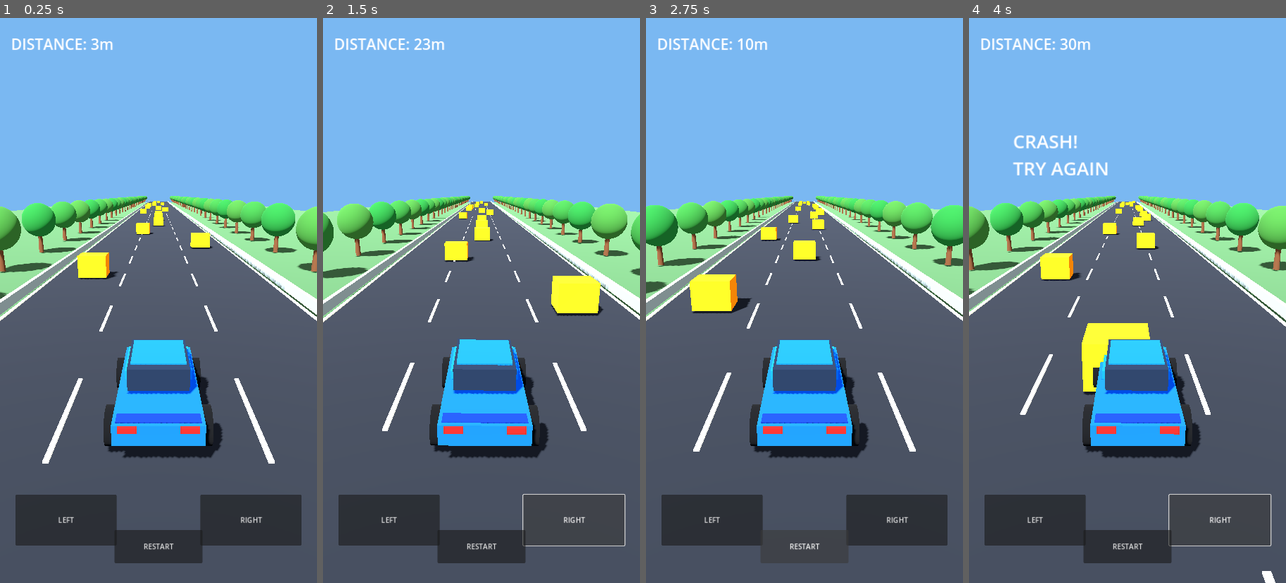
Above: before the commit, frames 1-4 (left to right).
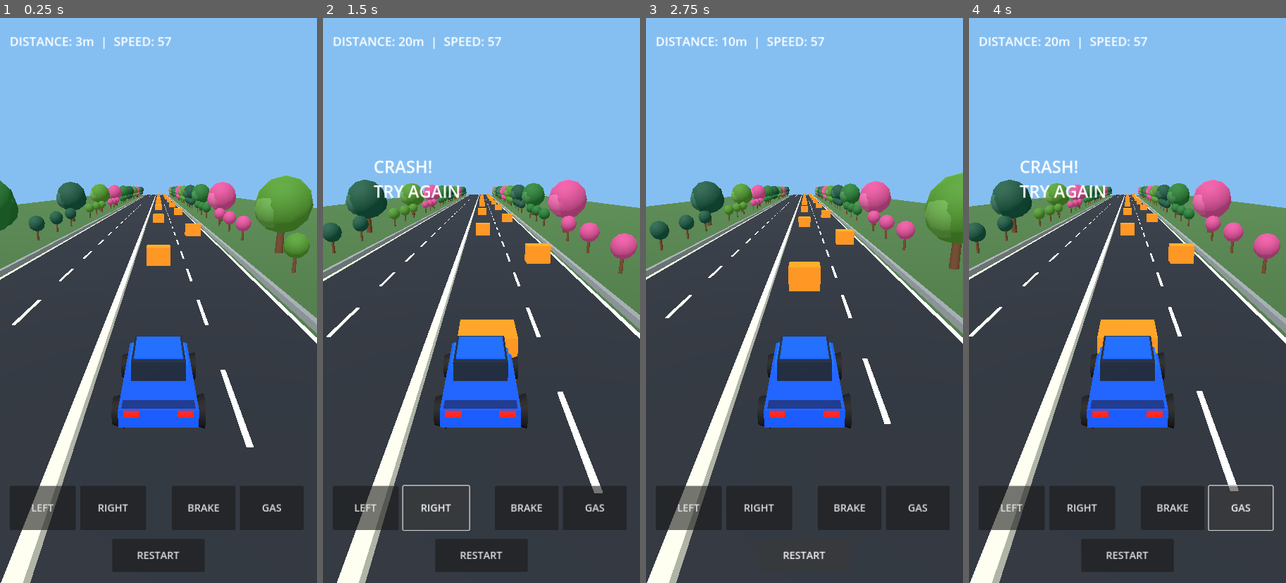
Above: after the commit, the same moments.

Repository: Mehedi13Wp/shiftworld-3d-
Game: Godot game, scene res://scenes/main.tscn
The game is run twice, just before and just after one commit, with the same random seed, the same clock (stepped at 60 frames per second) and the same inputs.
Inputs (mouse positions are in pixels of both pictures, inside the frame that each line leads up to):
- Up to frame 1 (0.25 s): no input
- Up to frame 2 (1.5 s): click "LEFT" at 0.5 s; click "RIGHT" at 1.25 s
- Up to frame 3 (2.75 s): click "RESTART" at 2 s
- Up to frame 4 (4 s): click (1171, 509) at 2.75 s, where only the run after the commit has a clickable "BRAKE"; click (1241, 509) at 3.5 s, where only the run after the commit has a clickable "GAS"

The runs differ from the first frame. In frame 1, 63% of the frame differs, in the area x 0-100%, y 3-100%; in frame 2, 65%; in frame 3, 63%; in frame 4, 64%.

Commit message:
Phase 1: four lane divided road, varied large trees and mobile gas/brake controls

Diff:
--- a/scripts/game.gd
+++ b/scripts/game.gd
@@ -1,17 +1,27 @@
 extends Node3D
+
+# SHIFTWORLD 3D — Phase 1: four-lane road, nature and mobile driving.
+# Lightweight primitive meshes keep this prototype usable on budget Android phones.
+const ROAD_LENGTH := 340.0
+const ROAD_HALF_WIDTH := 8.0
+const CRUISE_SPEED := 16.0
+const MAX_SPEED := 27.0
+const MIN_SPEED := 0.0
 
 var car: Node3D
 var camera: Camera3D
-var speed := 16.0
+var speed := CRUISE_SPEED
 var steering := 0.0
+var accelerating := false
+var braking := false
 var distance := 0.0
 var crashed := false
 var obstacles: Array[Node3D] = []
-var score_label: Label
-var status_label: Label
 var wheels: Array[Node3D] = []
 var lane_marks: Array[Node3D] = []
 var roadside: Array[Node3D] = []
+var score_label: Label
+var status_label: Label
 
 func _ready() -> void:
 	_create_environment()
@@ -19,191 +29,211 @@
 	_create_ui()
 	_spawn_obstacles()
 
-func _make_box(parent: Node3D, pos: Vector3, size: Vector3, color: Color) -> MeshInstance3D:
-	var mesh_instance := MeshInstance3D.new()
+func _material(color: Color) -> StandardMaterial3D:
+	var mat := StandardMaterial3D.new()
+	mat.albedo_color = color
+	mat.roughness = 0.83
+	return mat
+
+func _box(parent: Node3D, pos: Vector3, size: Vector3, color: Color) -> MeshInstance3D:
+	var item := MeshInstance3D.new()
 	var mesh := BoxMesh.new()
 	mesh.size = size
-	mesh_instance.mesh = mesh
-	mesh_instance.position = pos
-	var material := StandardMaterial3D.new()
-	material.albedo_color = color
-	mesh_instance.material_override = material
-	parent.add_child(mesh_instance)
-	return mesh_instance
+	item.mesh = mesh
+	item.position = pos
+	item.material_override = _material(color)
+	parent.add_child(item)
+	return item
+
+func _cylinder(parent: Node3D, pos: Vector3, height: float, radius: float, color: Color) -> MeshInstance3D:
+	var item := MeshInstance3D.new()
+	var mesh := CylinderMesh.new()
+	mesh.top_radius = radius * 0.8
+	mesh.bottom_radius = radius
+	mesh.height = height
+	item.mesh = mesh
+	item.position = pos
+	item.material_override = _material(color)
+	parent.add_child(item)
+	return item
+
+func _foliage(parent: Node3D, pos: Vector3, radius: float, color: Color) -> void:
+	var item := MeshInstance3D.new()
+	var mesh := SphereMesh.new()
+	mesh.radius = radius
+	mesh.height = radius * 2.0
+	mesh.radial_segments = 10
+	mesh.rings = 5
+	item.mesh = mesh
+	item.position = pos
+	item.material_override = _material(color)
+	parent.add_child(item)
+
+func _tree(parent: Node3D, x: float, big: bool, kind: int) -> void:
+	var trunk_height := 3.2 if big else 1.5
+	var crown_radius := 2.4 if big else 0.85
+	_cylinder(parent, Vector3(x, trunk_height * 0.5 - 0.2, 0), trunk_height, 0.35 if big else 0.13, Color(0.33, 0.21, 0.12))
+	var crown_color := Color(0.12, 0.37, 0.16)
+	if kind == 1:
+		crown_color = Color(0.08, 0.27, 0.20)
+	elif kind == 2:
+		crown_color = Color(0.24, 0.45, 0.14)
+	elif kind == 3:
+		crown_color = Color(0.65, 0.24, 0.45)
+	_foliage(parent, Vector3(x, trunk_height + crown_radius * 0.38 - 0.2, 0), crown_radius, crown_color)
+	if big:
+		_foliage(parent, Vector3(x - 0.9, trunk_height + 0.35, 0.4), crown_radius * 0.67, crown_color.lightened(0.08))
+		_foliage(parent, Vector3(x + 0.9, trunk_height + 0.35, -0.3), crown_radius * 0.65, crown_color.darkened(0.06))
 
 func _create_environment() -> void:
 	var world := WorldEnvironment.new()
 	var env := Environment.new()
 	env.background_mode = Environment.BG_COLOR
-	env.background_color = Color(0.48, 0.72, 0.95)
+	env.background_color = Color(0.52, 0.75, 0.95)
 	env.ambient_light_source = Environment.AMBIENT_SOURCE_COLOR
 	env.ambient_light_color = Color.WHITE
-	env.ambient_light_energy = 0.8
-	env.tonemap_mode = Environment.TONE_MAPPER_FILMIC
+	env.ambient_light_energy = 0.85
 	world.environment = env
 	add_child(world)
 
 	var sun := DirectionalLight3D.new()
 	sun.rotation_degrees = Vector3(-50, -30, 0)
-	sun.light_energy = 1.5
-	sun.shadow_enabled = true
+	sun.light_energy = 1.4
+	# Keep shadows off for a stable frame rate on lower-end Android GPUs.
+	sun.shadow_enabled = false
 	add_child(sun)
 
-	_make_box(self, Vector3(0, -0.52, -110), Vector3(100, 0.15, 320), Color(0.20, 0.31, 0.21))
-	_make_box(self, Vector3(0, -0.35, -110), Vector3(13, 0.5, 320), Color(0.095, 0.11, 0.14))
+	_box(self, Vector3(0, -0.58, -145), Vector3(100, 0.14, ROAD_LENGTH), Color(0.21, 0.34, 0.19))
+	_box(self, Vector3(0, -0.37, -145), Vector3(16, 0.48, ROAD_LENGTH), Color(0.11, 0.13, 0.16))
 	for side in [-1.0, 1.0]:
-		_make_box(self, Vector3(side * 6.45, -0.05, -110), Vector3(0.16, 0.04, 320), Color(0.95, 0.93, 0.83))
-		_make_box(self, Vector3(side * 7.0, 0.05, -110), Vector3(0.25, 0.5, 320), Color(0.43, 0.48, 0.49))
-	for i in range(45):
+		_box(self, Vector3(side * 7.85, -0.08, -145), Vector3(0.18, 0.04, ROAD_LENGTH), Color(0.95, 0.94, 0.83))
+		_box(self, Vector3(side * 8.4, -0.02, -145), Vector3(0.28, 0.35, ROAD_LENGTH), Color(0.45, 0.48, 0.49))
+	# Center divider separates two lanes in each direction.
+	_box(self, Vector3(0, -0.01, -145), Vector3(0.30, 0.34, ROAD_LENGTH), Color(0.74, 0.76, 0.70))
+
+	for i in range(44):
 		var marker := Node3D.new()
 		add_child(marker)
-		marker.position.z = -float(i) * 7.0
-		for x in [-2.15, 2.15]:
-			_make_box(marker, Vector3(x, -0.07, 0), Vector3(0.12, 0.035, 3.3), Color(0.94, 0.94, 0.86))
+		marker.position.z = -float(i) * 7.5
+		for x in [-4.0, 4.0]:
+			_box(marker, Vector3(x, -0.10, 0), Vector3(0.15, 0.04, 3.5), Color(0.98, 0.97, 0.88))
 		lane_marks.append(marker)
-	for i in range(36):
+
+	# One larger tree after every three smaller trees, alternating species.
+	for i in range(40):
 		var segment := Node3D.new()
 		add_child(segment)
-		segment.position.z = -float(i) * 9.0
+		segment.position.z = -float(i) * 8.0
+		var big := i % 4 == 3
 		for side in [-1.0, 1.0]:
-			var trunk := MeshInstance3D.new()
-			var trunk_mesh := CylinderMesh.new()
-			trunk_mesh.top_radius = 0.16
-			trunk_mesh.bottom_radius = 0.22
-			trunk_mesh.height = 2.2
-			trunk.mesh = trunk_mesh
-			trunk.position = Vector3(side * 11.0, 0.75, 0)
-			var bark := StandardMaterial3D.new()
-			bark.albedo_color = Color(0.29, 0.19, 0.12)
-			trunk.material_override = bark
-			segment.add_child(trunk)
-			var leaves := MeshInstance3D.new()
-			var foliage := SphereMesh.new()
-			foliage.radius = 1.5
-			foliage.height = 3.0
-			leaves.mesh = foliage
-			leaves.position = Vector3(side * 11.0, 2.6, 0)
-			var green := StandardMaterial3D.new()
-			green.albedo_color = Color(0.10 + float(i % 3) * 0.035, 0.34, 0.15)
-			leaves.material_override = green
-			segment.add_child(leaves)
+			var offset := 1.5 if big else 0.0
+			_tree(segment, side * (11.2 + offset), big, int(i / 4 + (0 if side < 0.0 else 2)) % 4)
 		roadside.append(segment)
 
 func _create_car() -> void:
 	car = Node3D.new()
 	add_child(car)
-	car.position = Vector3(0, 0.65, 4)
-
-	_make_box(car, Vector3(0, -0.04, 0), Vector3(1.72, 0.42, 3.55), Color(0.025, 0.27, 0.88))
-	_make_box(car, Vector3(0, 0.24, -0.65), Vector3(1.52, 0.26, 1.4), Color(0.03, 0.33, 0.95))
-	_make_box(car, Vector3(0, 0.49, -0.15), Vector3(1.30, 0.48, 1.65), Color(0.065, 0.11, 0.18))
-	_make_box(car, Vector3(0, 0.73, -0.18), Vector3(1.18, 0.08, 1.3), Color(0.03, 0.30, 0.86))
-	_make_box(car, Vector3(0, 0.11, 1.55), Vector3(1.58, 0.16, 0.28), Color(0.02, 0.14, 0.4))
+	car.position = Vector3(2.0, 0.65, 4.0)
+	_box(car, Vector3(0, -0.04, 0), Vector3(1.72, 0.42, 3.55), Color(0.025, 0.27, 0.88))
+	_box(car, Vector3(0, 0.24, -0.65), Vector3(1.52, 0.26, 1.4), Color(0.03, 0.33, 0.95))
+	_box(car, Vector3(0, 0.49, -0.15), Vector3(1.30, 0.48, 1.65), Color(0.065, 0.11, 0.18))
+	_box(car, Vector3(0, 0.73, -0.18), Vector3(1.18, 0.08, 1.3), Color(0.03, 0.30, 0.86))
+	_box(car, Vector3(0, 0.11, 1.55), Vector3(1.58, 0.16, 0.28), Color(0.02, 0.14, 0.4))
 	for x in [-0.57, 0.57]:
-		_make_box(car, Vector3(x, 0.10, -1.76), Vector3(0.35, 0.15, 0.09), Color(1.0, 0.94, 0.70))
-		_make_box(car, Vector3(x, 0.10, 1.79), Vector3(0.35, 0.13, 0.08), Color(0.96, 0.08, 0.07))
+		_box(car, Vector3(x, 0.10, -1.76), Vector3(0.35, 0.15, 0.09), Color(1.0, 0.94, 0.70))
+		_box(car, Vector3(x, 0.10, 1.79), Vector3(0.35, 0.13, 0.08), Color(0.96, 0.08, 0.07))
 	for x in [-0.91, 0.91]:
 		for z in [-1.12, 1.12]:
 			var pivot := Node3D.new()
 			pivot.position = Vector3(x, -0.26, z)
 			car.add_child(pivot)
-			var tire := MeshInstance3D.new()
-			var cylinder := CylinderMesh.new()
-			cylinder.top_radius = 0.39
-			cylinder.bottom_radius = 0.39
-			cylinder.height = 0.27
-			tire.mesh = cylinder
+			var tire := _cylinder(pivot, Vector3.ZERO, 0.27, 0.39, Color(0.035, 0.04, 0.05))
 			tire.rotation_degrees.z = 90
-			var rubber := StandardMaterial3D.new()
-			rubber.albedo_color = Color(0.035, 0.04, 0.05)
-			tire.material_override = rubber
-			pivot.add_child(tire)
 			wheels.append(pivot)
 
 	camera = Camera3D.new()
-	camera.position = Vector3(0, 4.8, 11.5)
-	camera.rotation_degrees.x = -16
+	camera.position = Vector3(2.0, 5.3, 12.5)
+	camera.rotation_degrees.x = -17
 	camera.current = true
 	add_child(camera)
 
 func _spawn_obstacles() -> void:
-	for i in range(18):
+	for i in range(16):
 		var obstacle := Node3D.new()
 		add_child(obstacle)
-		obstacle.position = Vector3(float(randi_range(-2, 2)) * 2.0, 0.65, -15.0 - float(i) * 13.0)
-		_make_box(obstacle, Vector3.ZERO, Vector3(1.7, 1.3, 1.5), Color(1.0, 0.45, 0.05))
+		obstacle.position = Vector3(2.0 if i % 2 == 0 else 6.0, 0.65, -18.0 - float(i) * 17.0)
+		_box(obstacle, Vector3.ZERO, Vector3(1.7, 1.3, 1.5), Color(1.0, 0.46, 0.06))
 		obstacles.append(obstacle)
+
+func _button(parent: Control, title: String, pos: Vector2, dimensions: Vector2) -> Button:
+	var btn := Button.new()
+	btn.text = title
+	btn.position = pos
+	btn.size = dimensions
+	btn.add_theme_font_size_override("font_size", 23)
+	parent.add_child(btn)
+	return btn
 
 func _create_ui() -> void:
 	var layer := CanvasLayer.new()
 	add_child(layer)
-
 	var ui := Control.new()
 	ui.set_anchors_and_offsets_preset(Control.PRESET_FULL_RECT)
 	layer.add_child(ui)
-
 	score_label = Label.new()
-	score_label.position = Vector2(25, 35)
-	score_label.add_theme_font_size_override("font_size", 34)
+	score_label.position = Vector2(22, 32)
+	score_label.add_theme_font_size_override("font_size", 28)
 	ui.add_child(score_label)
-
 	status_label = Label.new()
-	status_label.position = Vector2(100, 250)
-	status_label.add_theme_font_size_override("font_size", 42)
+	status_label.position = Vector2(115, 310)
+	status_label.add_theme_font_size_override("font_size", 38)
 	ui.add_child(status_label)
 
-	var left := Button.new()
-	left.text = "LEFT"
-	left.position = Vector2(35, 1080)
-	left.size = Vector2(230, 115)
-	ui.add_child(left)
+	var left := _button(ui, "LEFT", Vector2(22, 1060), Vector2(150, 100))
 	left.button_down.connect(func(): steering = -1.0)
 	left.button_up.connect(func(): steering = 0.0)
-
-	var right := Button.new()
-	right.text = "RIGHT"
-	right.position = Vector2(455, 1080)
-	right.size = Vector2(230, 115)
-	ui.add_child(right)
+	var right := _button(ui, "RIGHT", Vector2(182, 1060), Vector2(150, 100))
 	right.button_down.connect(func(): steering = 1.0)
 	right.button_up.connect(func(): steering = 0.0)
-
-	var restart := Button.new()
-	restart.text = "RESTART"
-	restart.position = Vector2(260, 1160)
-	restart.size = Vector2(200, 75)
-	ui.add_child(restart)
+	var brake := _button(ui, "BRAKE", Vector2(390, 1060), Vector2(145, 100))
+	brake.button_down.connect(func(): braking = true)
+	brake.button_up.connect(func(): braking = false)
+	var gas := _button(ui, "GAS", Vector2(545, 1060), Vector2(145, 100))
+	gas.button_down.connect(func(): accelerating = true)
+	gas.button_up.connect(func(): accelerating = false)
+	var restart := _button(ui, "RESTART", Vector2(255, 1180), Vector2(210, 75))
 	restart.pressed.connect(func(): get_tree().reload_current_scene())
 
 func _process(delta: float) -> void:
 	if crashed:
 		return
-
+	var target_speed := CRUISE_SPEED
+	if accelerating:
+		target_speed = MAX_SPEED
+	if braking:
+		target_speed = MIN_SPEED
+	speed = move_toward(speed, target_speed, (24.0 if braking else 9.0) * delta)
 	distance += speed * delta
+	# This milestone still uses scrolling scenery; full world-space driving comes next.
+	car.position.x = clamp(car.position.x + steering * (3.8 + speed * 0.13) * delta, 1.1, 6.9)
+	car.rotation.z = lerp(car.rotation.z, -steering * 0.09, min(delta * 6.0, 1.0))
+	camera.position.x = lerp(camera.position.x, car.position.x, min(delta * 3.0, 1.0))
 	for wheel in wheels:
 		wheel.rotate_x(speed * delta * 1.7)
 	for marker in lane_marks:
 		marker.position.z += speed * delta
-		if marker.position.z > 12.0:
-			marker.position.z -= 315.0
+		if marker.position.z > 14.0:
+			marker.position.z -= 330.0
 	for segment in roadside:
 		segment.position.z += speed * delta
-		if segment.position.z > 12.0:
-			segment.position.z -= 324.0
-	car.position.x = clamp(car.position.x + steering * 7.0 * delta, -5.0, 5.0)
-	car.rotation.z = lerp(car.rotation.z, -steering * 0.12, delta * 6.0)
-
-	camera.position.x = lerp(camera.position.x, car.position.x * 0.65, delta * 4.0)
-
+		if segment.position.z > 14.0:
+			segment.position.z -= 320.0
 	for obstacle in obstacles:
 		obstacle.position.z += speed * delta
-
-		if obstacle.position.z > 12.0:
-			obstacle.position.z -= 230.0
-			obstacle.position.x = float(randi_range(-2, 2)) * 2.0
-
-		if abs(obstacle.position.z - car.position.z) < 1.8 and abs(obstacle.position.x - car.position.x) < 1.6:
+		if obstacle.position.z > 14.0:
+			obstacle.position.z -= 272.0
+			obstacle.position.x = 2.0 if randi() % 2 == 0 else 6.0
+		if abs(obstacle.position.z - car.position.z) < 1.8 and abs(obstacle.position.x - car.position.x) < 1.65:
 			crashed = true
 			status_label.text = "CRASH!\nTRY AGAIN"
-
-	score_label.text = "DISTANCE: %dm" % int(distance)
+	score_label.text = "DISTANCE: %dm  |  SPEED: %d" % [int(distance), int(speed * 3.6)]
